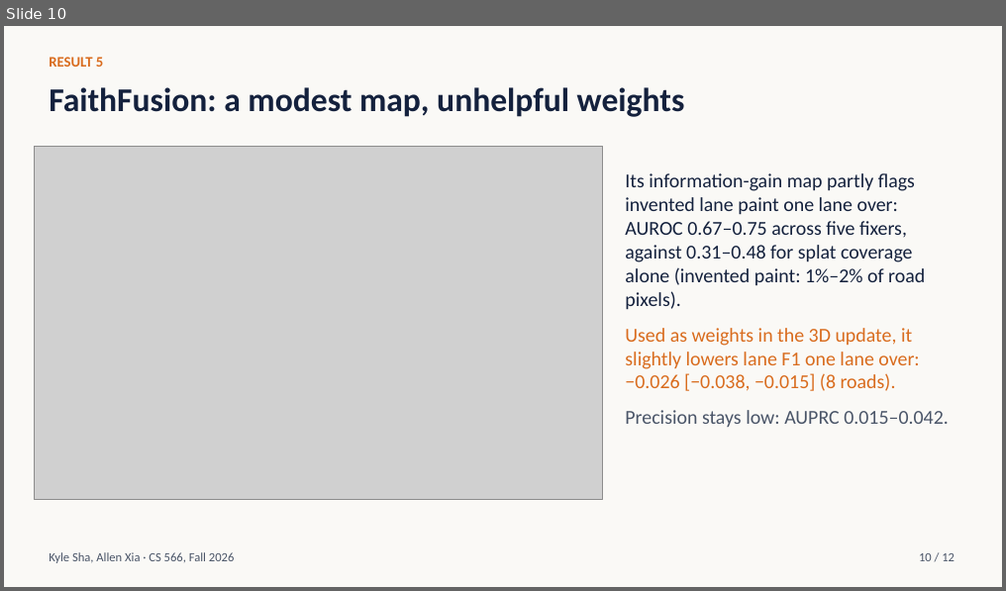
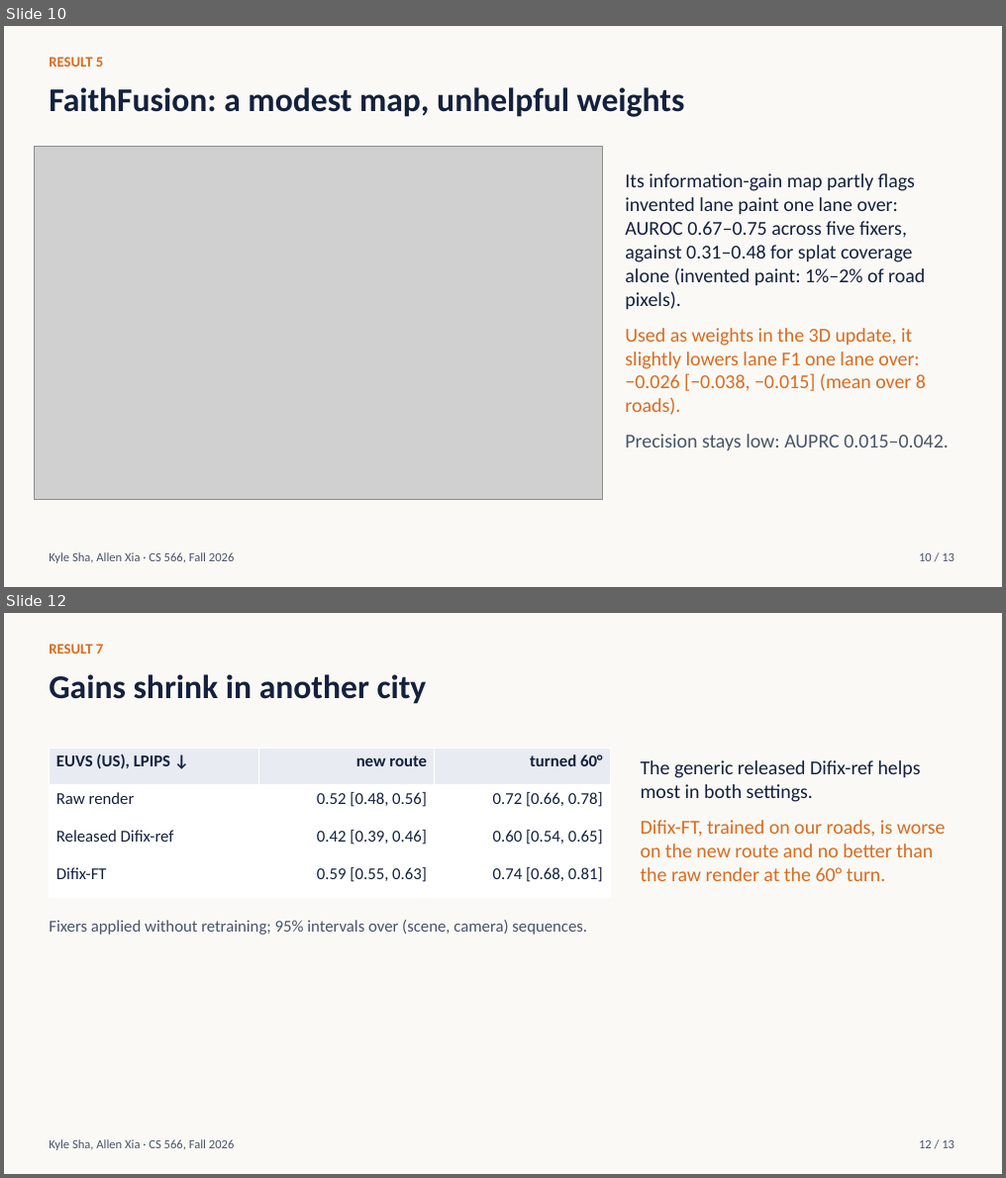
Before and after one commit to ksha23/cs566-drive-sim-trust, a slide deck: presentation/cs566_drive_sim_talk.pptx. Shown one above the other, each under a label of ours: slide 10 before the commit, slides 10 and 12 after it; the slides between them are not shown. The pictures are 1006x591 and 1006x1178 pixels, drawn with LibreOffice and Linux fonts; fonts in the diff are those of the drawing; grey boxes stand for pictures. Boxes give left, top, right and bottom in pixels: in the first picture for what was removed or moved away, otherwise in the second. Text is boxed around its words. In the diff, an @@ line names an element or a change of style, - is before the commit and + after.

```diff
--- a/presentation/cs566_drive_sim_talk.pptx
+++ b/presentation/cs566_drive_sim_talk.pptx
@@ slide 12 added at [4,613,1002,1174], background #FAF9F6 @@
@@ text added at [49,644,103,654], 14 pt, text #D96C1E, bold @@
+RESULT 7
@@ text added at [49,674,427,704], 32 pt, text #14213D, bold @@
+Gains shrink in another city
@@ table added at [49,748,611,897], 4 rows, 3 columns @@
+EUVS (US), LPIPS ↓ | new route | turned 60°
+Raw render | 0.52 [0.48, 0.56] | 0.72 [0.66, 0.78]
+Released Difix-ref | 0.42 [0.39, 0.46] | 0.60 [0.54, 0.65]
+Difix-FT | 0.59 [0.55, 0.63] | 0.74 [0.68, 0.81]
@@ text added at [641,761,945,881], 19 pt, text #D96C1E @@
+The generic released Difix-ref helps most in both settings.
+Difix-FT, trained on our roads, is worse on the new route and no better than the raw render at the 60° turn.
@@ text added at [49,920,587,935], 16 pt, text #4A5568 @@
+Fixers applied without retraining; 95% intervals over (scene, camera) sequences.
@@ text added at [49,1140,235,1151], 12 pt, text #4A5568 @@
+Kyle Sha, Allen Xia · CS 566, Fall 2026
@@ text added at [919,1141,954,1149], 12 pt, text #4A5568 @@
+12 / 13
@@ slide 10 changed as well @@
@@ text at [625,328,926,415]: text changed @@
-Used as weights in the 3D update, it slightly lowers lane F1 one lane over: −0.026 [−0.038, −0.015] (8 roads).
+Used as weights in the 3D update, it slightly lowers lane F1 one lane over: −0.026 [−0.038, −0.015] (mean over 8 roads).
```
Also in this commit, not shown: 11 other slides changed, 20 other files.
